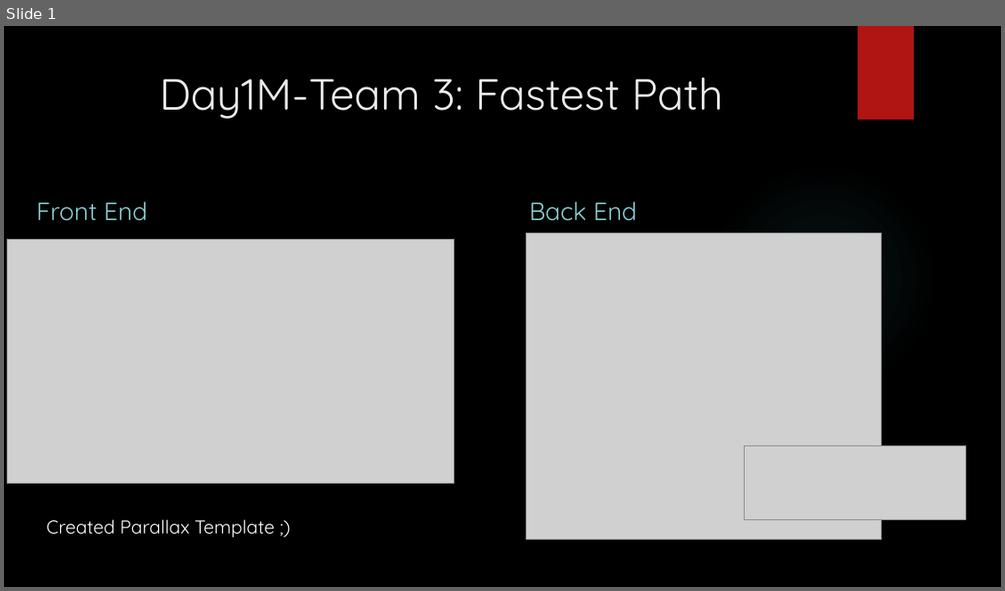
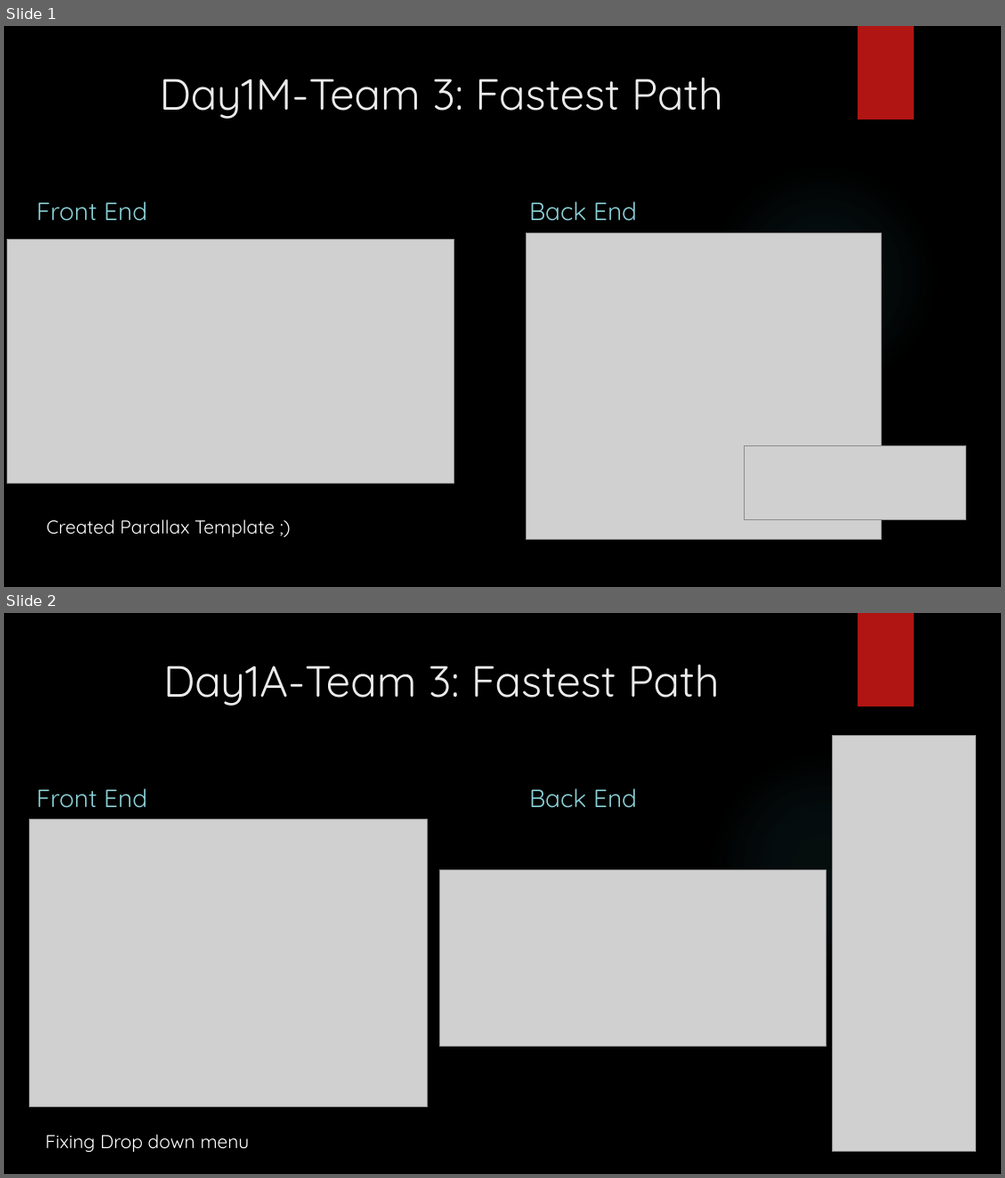
Before and after one commit to NairUma/CSSI2019-Team3-FastestPath, a slide deck: DOCS/Day1-MorningUpdate.pptx. Shown one above the other, each under a label of ours: slide 1 before the commit, slides 1 and 2 after it. The pictures are 1005x591 and 1005x1178 pixels, drawn with LibreOffice and Linux fonts; fonts in the diff are those of the drawing; grey boxes stand for pictures; background and template pictures are left out. Boxes give left, top, right and bottom in pixels: in the first picture for what was removed or moved away, otherwise in the second. Text is boxed around its words. In the diff, an @@ line names an element or a change of style, - is before the commit and + after.

Commit message:
Daily update

```diff
--- a/DOCS/Day1-MorningUpdate.pptx
+++ b/DOCS/Day1-MorningUpdate.pptx
@@ slide 2 added at <box>4,613,1001,1174</box>, background picture (left out); not listed: 2 template elements that a slide beside it also shows @@
@@ title added at <box>163,665,720,706</box>, 42 pt, text #EBEBEB @@
+Day1A-Team 3: Fastest Path
@@ picture added at <box>833,735,976,1151</box> @@
@@ text added at <box>36,788,147,808</box>, 24 pt, text #8AD0D6 @@
+Front End
@@ text added at <box>529,788,637,808</box>, 24 pt, text #8AD0D6 @@
+Back End
@@ picture added at <box>29,819,428,1107</box> @@
@@ picture added at <box>439,870,825,1046</box> @@
@@ text added at <box>45,1134,250,1152</box>, 18 pt, text #FFFFFF @@
+Fixing Drop down menu
```
